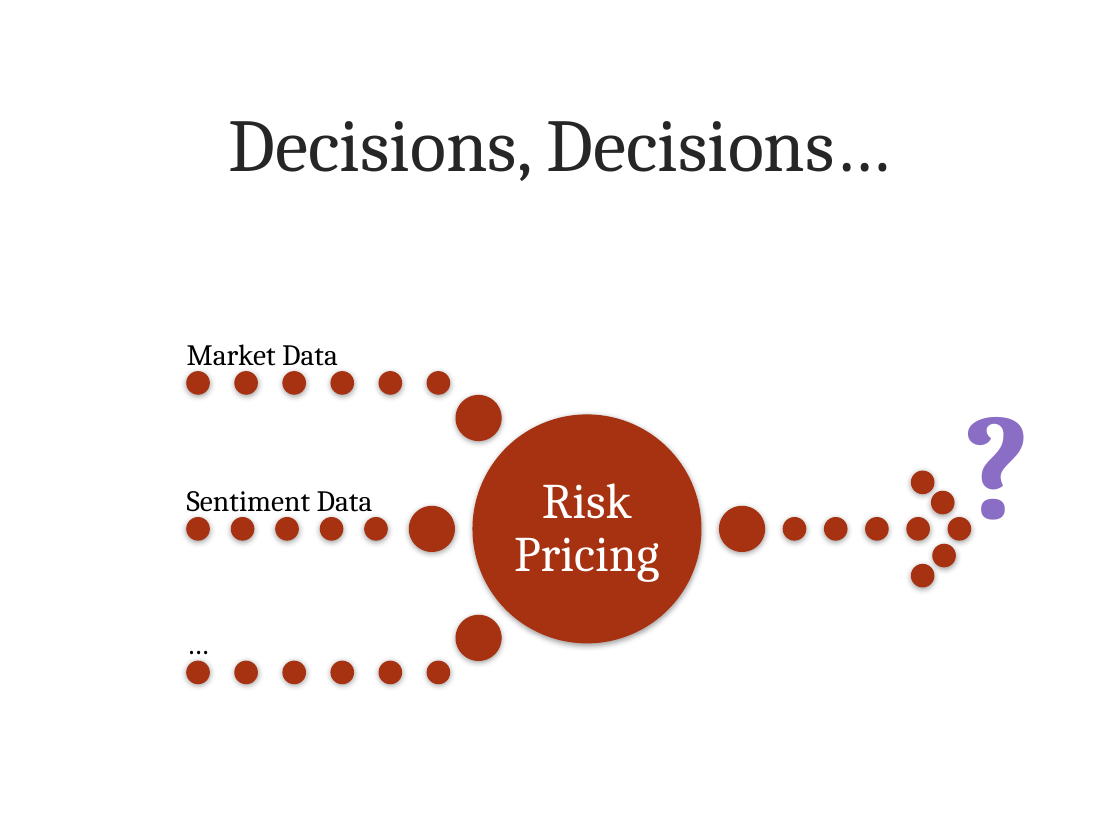
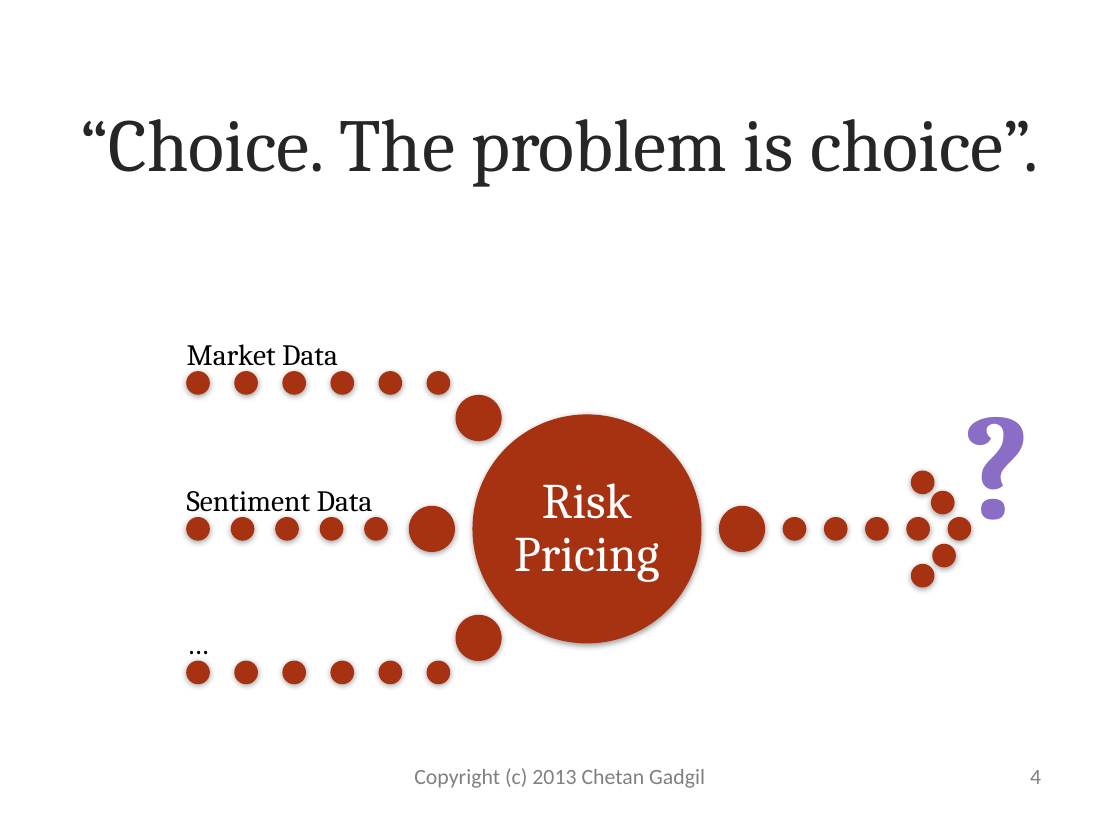
Before and after one commit to manojkumar23/optionpricing, a slide deck: slide 4 of openoptions/docs/OpenOptions.pptx. Drawn at 1120x840 pixels with LibreOffice and Linux fonts; fonts in the diff are those of the drawing; background and template pictures are left out. Boxes give left, top, right and bottom in pixels: in the first picture for what was removed or moved away, otherwise in the second. Text is boxed around its words. In the diff, an @@ line names an element or a change of style, - is before the commit and + after.

```diff
--- a/openoptions/docs/OpenOptions.pptx
+++ b/openoptions/docs/OpenOptions.pptx
@@ title at (81,119,1039,187): text changed @@
-Decisions, Decisions…
+“Choice. The problem is choice”.
@@ text added at (414,768,705,788), 14 pt, text #808080 @@
+Copyright (c) 2013 Chetan Gadgil
@@ page number added at (1030,770,1041,784), 14 pt, text #808080 @@
+4
```
Also in this commit, not shown: 7 other slides changed, 4 slides added, 2 slides removed.
